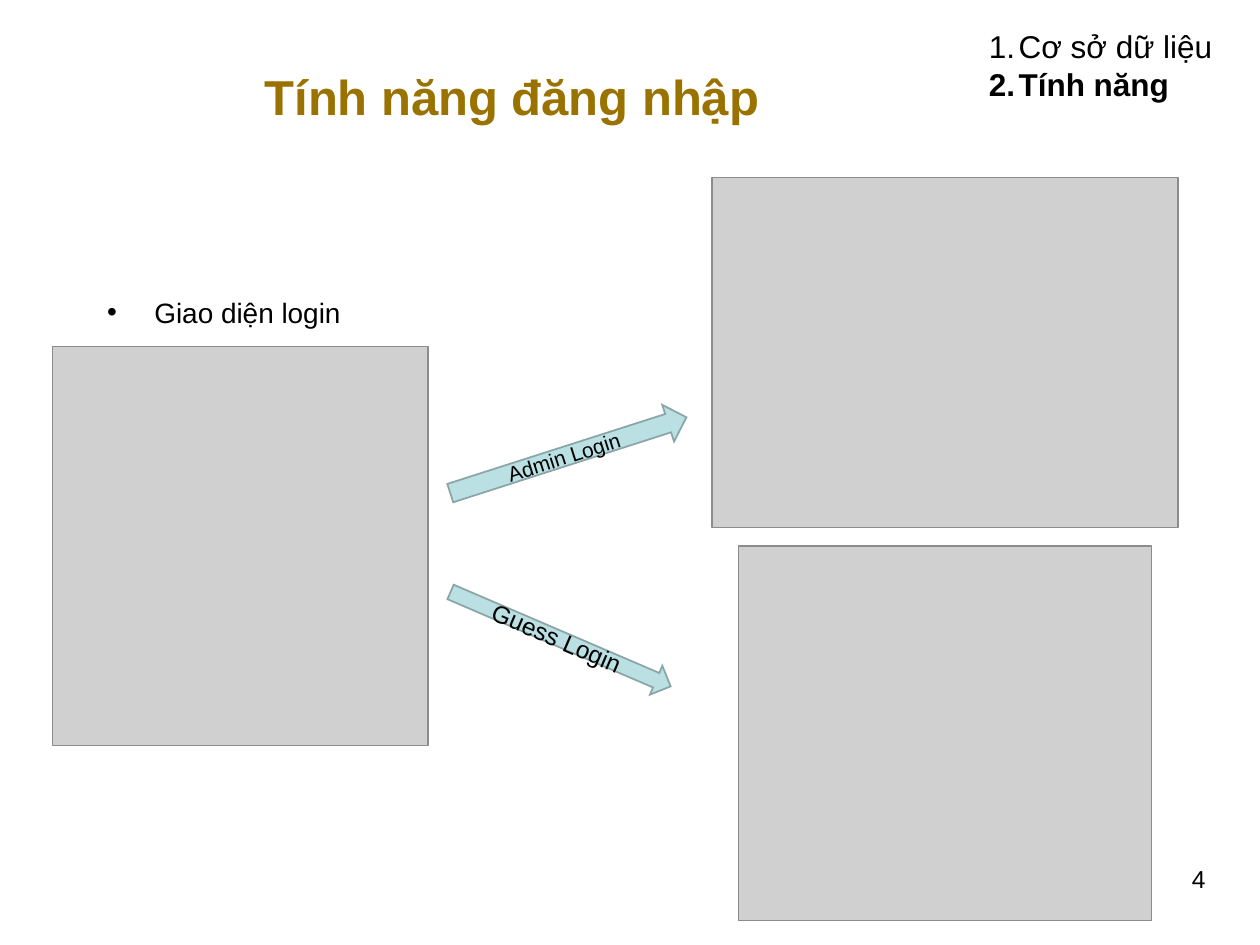
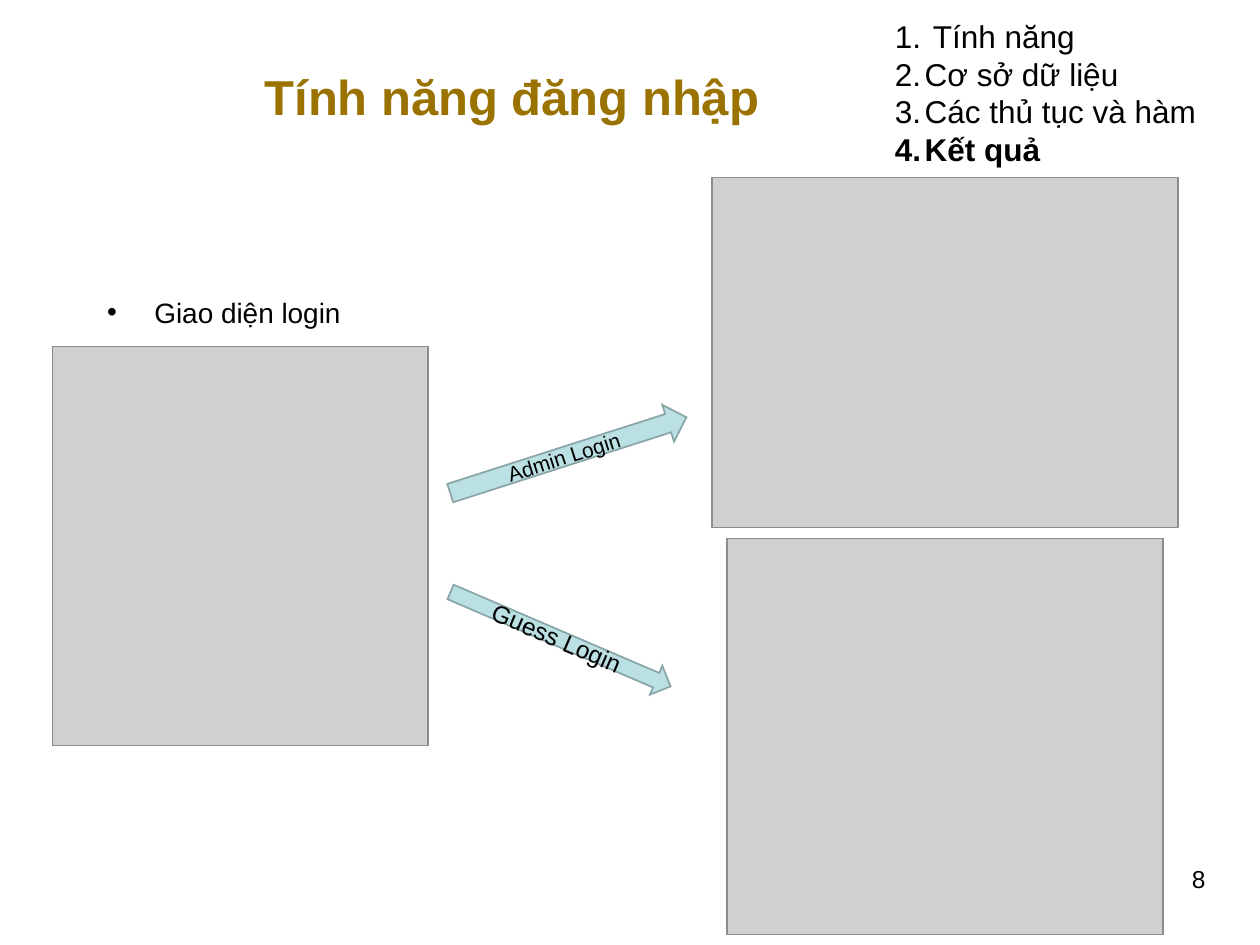
Before and after one commit to secretdeveloperisme/carshopping, a slide deck: slide 8 of introduction/do an.pptx (slide 4 before the commit). Drawn at 1260x945 pixels with LibreOffice and Linux fonts; fonts in the diff are those of the drawing; grey boxes stand for pictures; background and template pictures are left out. Boxes give left, top, right and bottom in pixels: in the first picture for what was removed or moved away, otherwise in the second. Text is boxed around its words. In the diff, an @@ line names an element or a change of style, - is before the commit and + after.

```diff
--- a/introduction/do an.pptx
+++ b/introduction/do an.pptx
@@ text "Tính năng": place and size @@
-text "Tính năng" at <box>1019,34,1212,102</box>
+text "Tính năng" at <box>925,24,1196,167</box>
@@ text at <box>933,24,1075,54</box>: paragraph added @@
+1. Tính năng
@@ text at <box>925,99,1196,167</box>: text changed; bold off @@
-2. Tính năng
+3. Các thủ tục và hàm
+4. Kết quả
@@ picture: place and size @@
-picture at <box>738,546,1152,920</box>
+picture at <box>727,539,1163,935</box>
@@ page number at <box>1192,871,1206,889</box>: text changed @@
-4
+8
```
Also in this commit, not shown: 11 other slides changed, 10 slides added, 16 other files.
